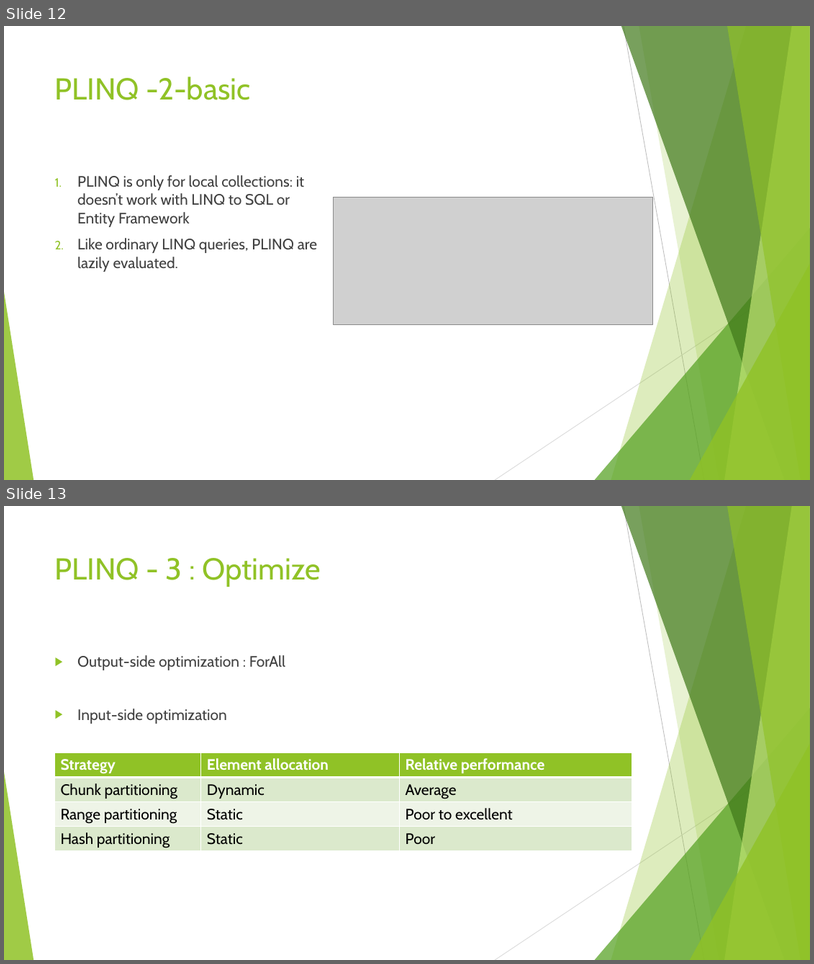
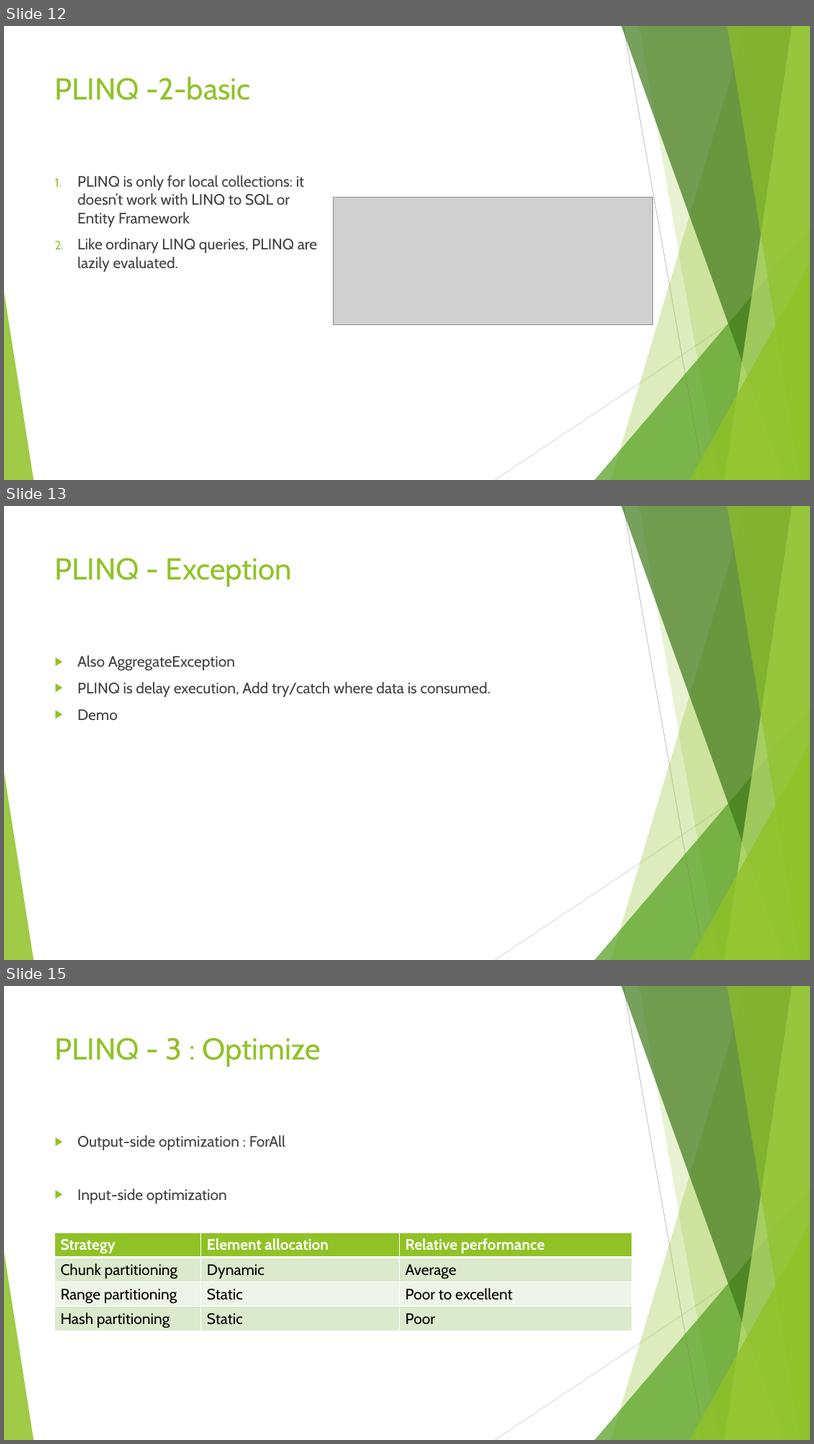
Before and after one commit to fming/NetConcurrency, a slide deck: TASK-draft.pptx. Shown one above the other, each under a label of ours: slides 12 and 13 before the commit, slides 12, 13 and 15 after it; the slides between them are not shown. The pictures are 814x964 and 814x1444 pixels, drawn with LibreOffice and Linux fonts; fonts in the diff are those of the drawing; grey boxes stand for pictures. Boxes give left, top, right and bottom in pixels: in the first picture for what was removed or moved away, otherwise in the second. Text is boxed around its words. In the diff, an @@ line names an element or a change of style, - is before the commit and + after.

Commit message:
PLINQ process Exception
add demo for PLINQ's Exception Handler.

```diff
--- a/TASK-draft.pptx
+++ b/TASK-draft.pptx
@@ slide 13 added at [4, 506, 810, 960], background #FFFFFF; not listed: 10 template elements that a slide beside it also shows @@
@@ title added at [55, 558, 292, 587], 36 pt, text #90C226 @@
+PLINQ - Exception
@@ text added at [77, 655, 491, 720], 18 pt, text #404040 @@
+▶ Also AggregateException
+▶ PLINQ is delay execution, Add try/catch where data is consumed.
+▶ Demo
@@ what was slide 13 is now slide 15 @@
```
Also in this commit, not shown: 1 other slide added, 5 other files.
